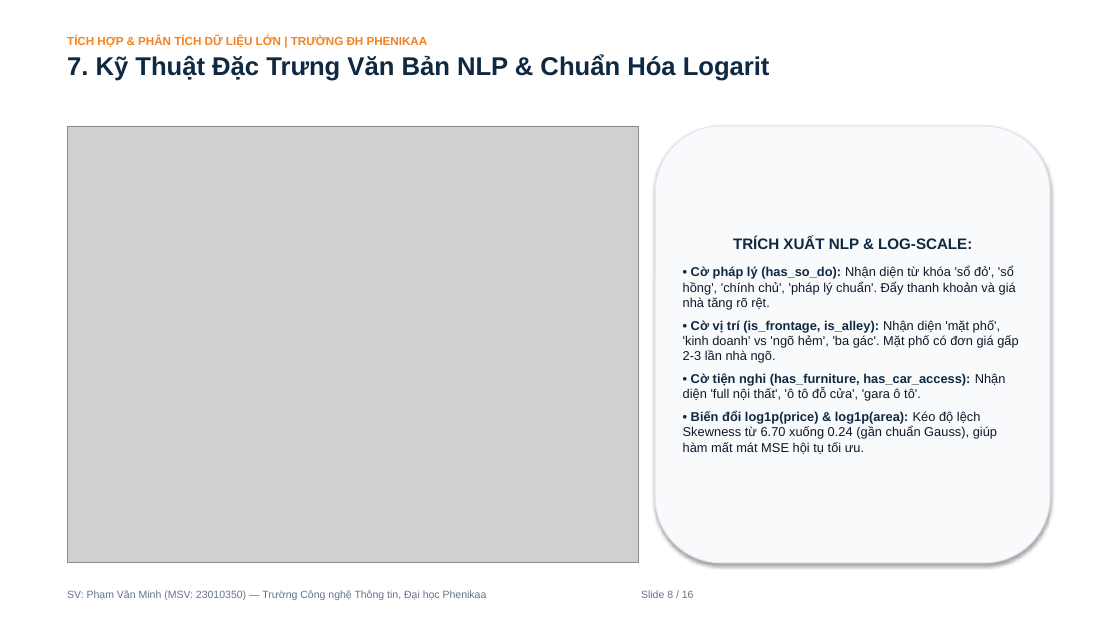
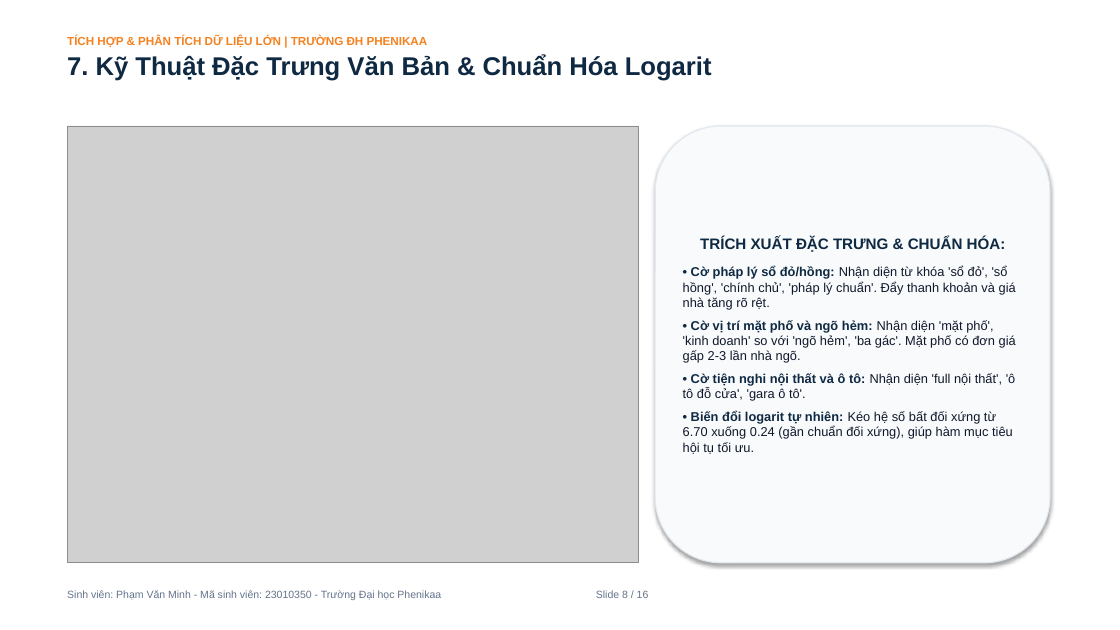
Before and after one commit to PVM-05/House-Prediction, a slide deck: slide 8 of docs/Slide_Bao_Ve_Du_An_House_Prediction.pptx. Drawn at 1120x630 pixels with LibreOffice and Linux fonts; fonts in the diff are those of the drawing; grey boxes stand for pictures. Boxes give left, top, right and bottom in pixels: in the first picture for what was removed or moved away, otherwise in the second. Text is boxed around its words. In the diff, an @@ line names an element or a change of style, - is before the commit and + after.

```diff
--- a/docs/Slide_Bao_Ve_Du_An_House_Prediction.pptx
+++ b/docs/Slide_Bao_Ve_Du_An_House_Prediction.pptx
@@ text at [67,54,712,81]: text changed @@
-7. Kỹ Thuật Đặc Trưng Văn Bản NLP & Chuẩn Hóa Logarit
+7. Kỹ Thuật Đặc Trưng Văn Bản & Chuẩn Hóa Logarit
@@ text in rounded rectangle at [683,237,1016,454]: text changed @@
-TRÍCH XUẤT NLP & LOG-SCALE:
-• Cờ pháp lý (has_so_do): Nhận diện từ khóa 'sổ đỏ', 'sổ hồng', 'chính chủ', 'pháp lý chuẩn'. Đẩy thanh khoản và giá nhà tăng rõ rệt.
-• Cờ vị trí (is_frontage, is_alley): Nhận diện 'mặt phố', 'kinh doanh' vs 'ngõ hẻm', 'ba gác'. Mặt phố có đơn giá gấp 2-3 lần nhà ngõ.
-• Cờ tiện nghi (has_furniture, has_car_access): Nhận diện 'full nội thất', 'ô tô đỗ cửa', 'gara ô tô'.
-• Biến đổi log1p(price) & log1p(area): Kéo độ lệch Skewness từ 6.70 xuống 0.24 (gần chuẩn Gauss), giúp hàm mất mát MSE hội tụ tối ưu.
+TRÍCH XUẤT ĐẶC TRƯNG & CHUẨN HÓA:
+• Cờ pháp lý sổ đỏ/hồng: Nhận diện từ khóa 'sổ đỏ', 'sổ hồng', 'chính chủ', 'pháp lý chuẩn'. Đẩy thanh khoản và giá nhà tăng rõ rệt.
+• Cờ vị trí mặt phố và ngõ hẻm: Nhận diện 'mặt phố', 'kinh doanh' so với 'ngõ hẻm', 'ba gác'. Mặt phố có đơn giá gấp 2-3 lần nhà ngõ.
+• Cờ tiện nghi nội thất và ô tô: Nhận diện 'full nội thất', 'ô tô đỗ cửa', 'gara ô tô'.
+• Biến đổi logarit tự nhiên: Kéo hệ số bất đối xứng từ 6.70 xuống 0.24 (gần chuẩn đối xứng), giúp hàm mục tiêu hội tụ tối ưu.
@@ text at [67,590,649,600]: text changed @@
-SV: Phạm Văn Minh (MSV: 23010350) — Trường Công nghệ Thông tin, Đại học Phenikaa Slide 8 / 16
+Sinh viên: Phạm Văn Minh - Mã sinh viên: 23010350 - Trường Đại học Phenikaa Slide 8 / 16
```
Also in this commit, not shown: 15 other slides changed, 19 other files.
